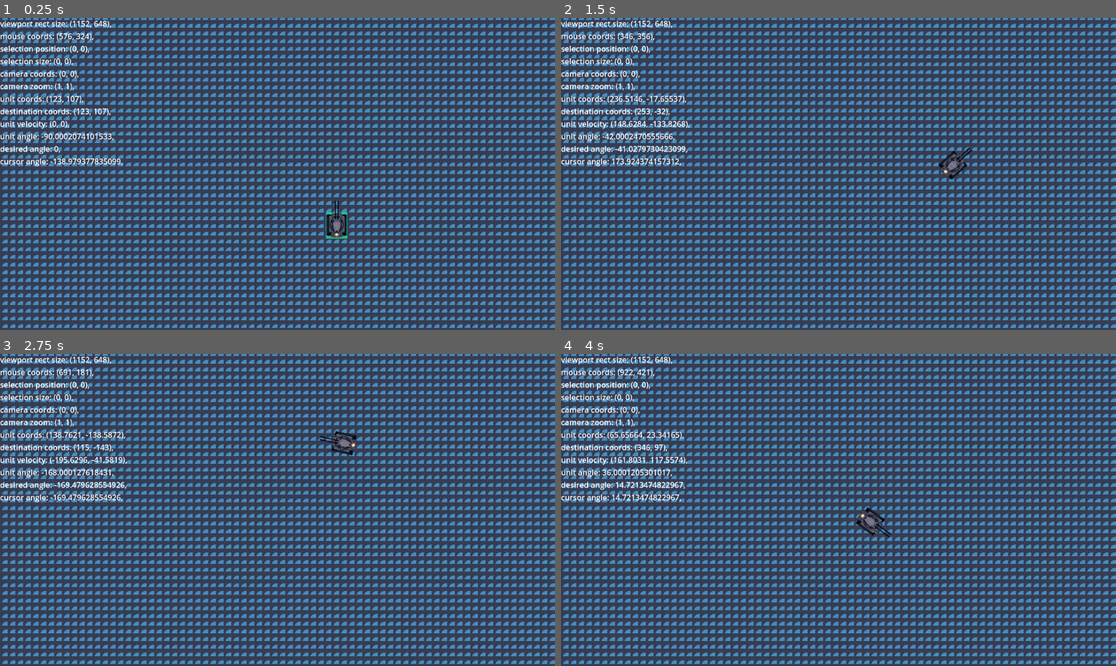
Above: before the commit, frames 1-4 (two rows, left to right).
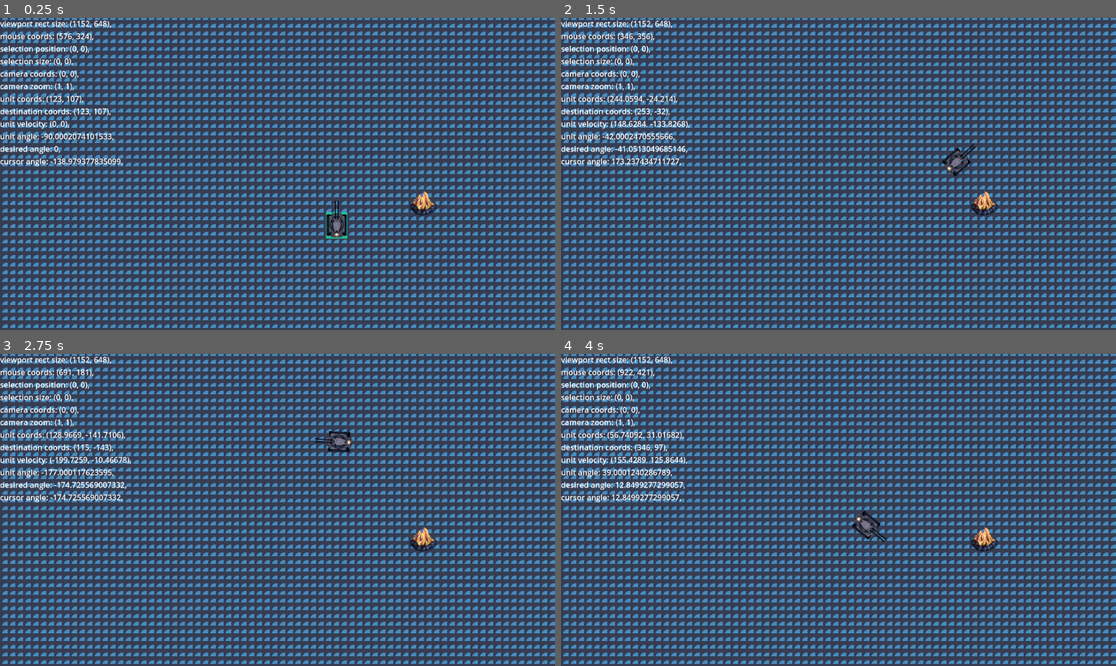
Above: after the commit, the same moments.

Repository: OleksandrLevchuk/godot4-rts
Game: Godot game, scene res://world.tscn
The game is run twice, just before and just after one commit, with the same random seed, the same clock (stepped at 60 frames per second) and the same inputs. The engine's default icon, where the game draws it, is replaced by a stand-in: a white triangle on a blue panel in a dark square.
Inputs (mouse positions are in pixels of both pictures, inside the frame that each line leads up to):
- Up to frame 1 (0.25 s): no input
- Up to frame 2 (1.5 s): tap Enter at 0.5 s; move the mouse to (960, 158) at 0.52 s; hold Right mouse button (right_click) 0.53-1.28 s; move the mouse to (727, 189) at 1.27 s; click (727, 189) at 1.35 s
- Up to frame 3 (2.75 s): right-click (166, 525) at 1.55 s; move the mouse to (333, 441) at 2.02 s; hold Right mouse button (right_click) from 2.03 s (still down)
- Up to frame 4 (4 s): move the mouse to (810, 572) at 2.77 s; release Right mouse button (right_click) at 2.78 s; right-click (810, 572) at 2.85 s; move the mouse to (1005, 556) at 3.52 s; hold Right mouse button (right_click) from 3.53 s (still down); click (1005, 556) at 3.6 s

The runs differ from the first frame. In frame 1, 0.2% of the frame differs, in the area x 73-79%, y 55-64%; in frame 2, 0.8%; in frame 3, 1.0%; in frame 4, 1.1%, in the area x 8-79%, y 24-64%.

Commit message:
Painted a resource

Diff:
--- a/todo list.gd
+++ b/todo list.gd
@@ -1,11 +1,14 @@
 extends Node
-var done = '
-change the tank orientation as it moves
-'
-var todo = '
-make the tank have a gradual acceleration, with reduced turn rate at low and high speeds
-try to make a photoshop like navigation in godot
-make the tank turret separate for future animations
-look into pathfinding...
-maybe precalculate destinations of units in moving groups
-'
+var done = "
+	change the tank orientation as it moves
+"
+var todo = "
+	make some visual at the point you click, where the tank heads to
+	now there's only a drag selection. implement a single unit selection too
+	instead of a constant speed, make the tank accelerate gradually, with reduced turn rate at high speeds
+	deal with that terrible aliasing, like wtf
+	try to make a photoshop like navigation in godot
+	make the tank turret separate for future animations
+	look into pathfinding...
+	maybe precalculate destinations of units in moving groups
+"
--- a/unit.gd
+++ b/unit.gd
@@ -5,11 +5,8 @@
 @onready var destination = position
 @export var is_selected = false
 var is_moving = false
-var is_rotating = false
 var max_speed = 200
 var rotation_speed = PI / 1 # how many seconds it takes to do a 180 degrees turn
-var desired_rotation = 0
-var rotation_threshold = deg_to_rad( 1 )
 
 func _ready():
 	animation.speed_scale = 2.0
@@ -23,23 +20,17 @@
 	if event.is_action_pressed('right_click'):
 		destination = get_global_mouse_position()
 		is_moving = true
-		is_rotating = true
 		animation.play('drive')
 
-func get_rotation_direction(start_angle: float, target_angle: float) -> int:
-	var diff = target_angle - start_angle
-	return sign(diff) if abs(diff) < PI else -sign(diff)
-
 func _physics_process(delta):
-	if not is_moving: # no orders has been given yet
-		return # so do nothing
-	desired_rotation = position.angle_to_point(destination)
-	var difference = wrapf( desired_rotation - rotation, -PI, PI ) # wrapf allows subtracting angles without bugs
-#	var difference = asin(sin(rotation-desired_rotation)) # this also should work ???
-	if abs( difference ) > deg_to_rad( 1 ): # if the difference is too big
-		rotation = wrapf( rotation + rotation_speed * delta * sign(difference), -PI, PI ) # rotates in the direction of the difference
+	if not is_moving: return # no orders has been given yet
+	var desired_rotation = position.angle_to_point(destination)
+#	var difference = wrap( desired_rotation - rotation, -PI, PI ) # wrap allows subtracting angles without bugs
+	var difference = asin( sin( desired_rotation - rotation ) ) # this also works... less readable but probably faster
+	if abs( difference ) > deg_to_rad( 1 ): # if the difference is too big, turn the unit!
+		rotation = wrap( rotation + rotation_speed * delta * sign(difference), -PI, PI ) # rotates in the direction of the difference
 	velocity = Vector2( cos(rotation), sin(rotation) ) * max_speed
 	move_and_slide()
-	if position.distance_to(destination) < 25: # we've arrived, let's stop
+	if position.distance_to(destination) < 15: # we've arrived, let's stop
 		is_moving = false
 		animation.stop()
--- a/world.tscn
+++ b/world.tscn
@@ -6,6 +6,7 @@
 [ext_resource type="Script" path="res://info.gd" id="2_vad6t"]
 [ext_resource type="PackedScene" uid="uid://cxe80dasal4cw" path="res://unit.tscn" id="3_it4u3"]
 [ext_resource type="Script" path="res://todo list.gd" id="6_loxv4"]
+[ext_resource type="Texture2D" uid="uid://cyel4b2a3tbwc" path="res://art/resource.png" id="7_74ltv"]
 
 [sub_resource type="TileSetAtlasSource" id="TileSetAtlasSource_35yg4"]
 texture = ExtResource("2_sfpdn")
@@ -116,5 +117,10 @@
 [node name="todo list" type="Node" parent="."]
 script = ExtResource("6_loxv4")
 
+[node name="Resource" type="Sprite2D" parent="."]
+position = Vector2(303, 61)
+scale = Vector2(0.5, 0.5)
+texture = ExtResource("7_74ltv")
+
 [connection signal="area_selected" from="ui/selectbox" to="." method="_on_selectbox_area_selected"]
 [connection signal="item_rect_changed" from="Camera" to="ui/selectbox" method="_on_camera_item_rect_changed"]
Binary file added: art/resource.png
Not shown: 1 places in world.tscn that only renumber resources
Not shown, added: art/res2AF2.tmp
Not shown, added: art/resE2DC.tmp
